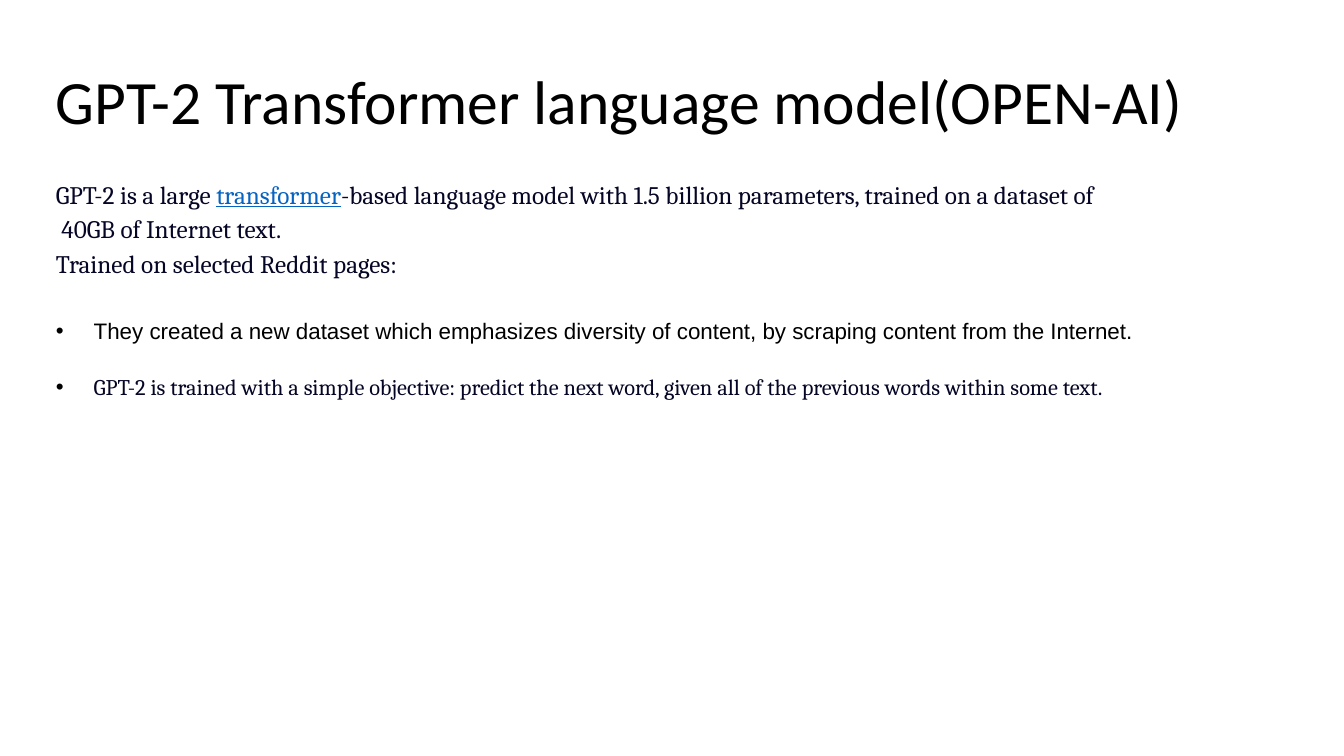
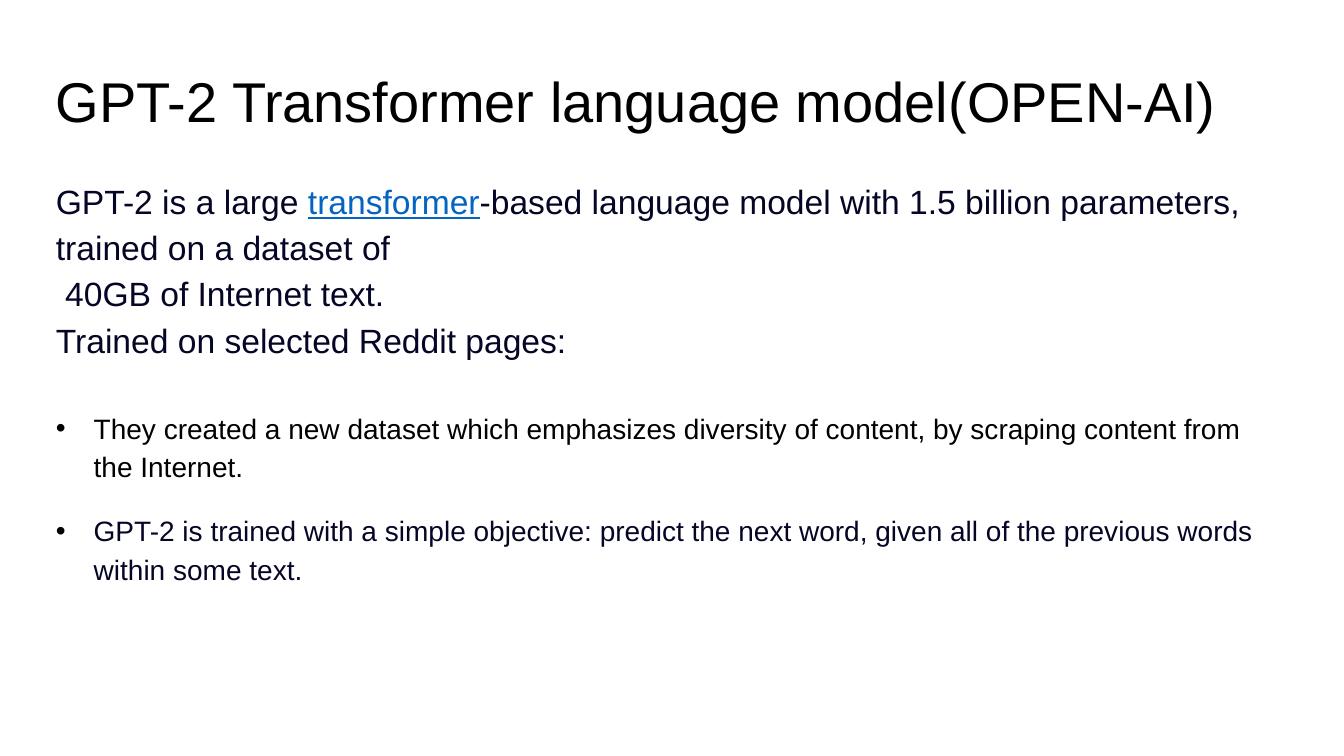
Before and after one commit to DSAISummerCamp/dscamp_public, a slide deck: slide 26 of NLP 2/nlp2.pptx (slide 13 before the commit). Drawn at 1344x756 pixels with LibreOffice and Linux fonts; fonts in the diff are those of the drawing. Boxes give left, top, right and bottom in pixels: in the first picture for what was removed or moved away, otherwise in the second. Text is boxed around its words. In the diff, an @@ line names an element or a change of style, - is before the commit and + after.

```diff
--- a/NLP 2/nlp2.pptx
+++ b/NLP 2/nlp2.pptx
@@ title "GPT-2 Transformer language model(OPEN-AI)" at (56, 81, 1216, 132): size 44 to 40 pt, font Calibri to Arial @@
@@ text "GPT-2 is a large transformer-based ..." at (56, 189, 1252, 581): size 18 to 24 pt in "GPT-2 is a large transformer-based language model ...", "40GB of Internet text.", "Trained on selected Reddit pages:"; font Cambria to Arial in "GPT-2 is a large transformer-based language model ...", "40GB of Internet text.", "Trained on selected Reddit pages:", "GPT-2 is trained with a simple objective: ..."; size 16 to 20 pt in "They created a new dataset which emphasizes ...", "GPT-2 is trained with a simple objective: ..." @@
```
Also in this commit, not shown: 14 other slides changed, 19 slides added, 5 slides removed.
